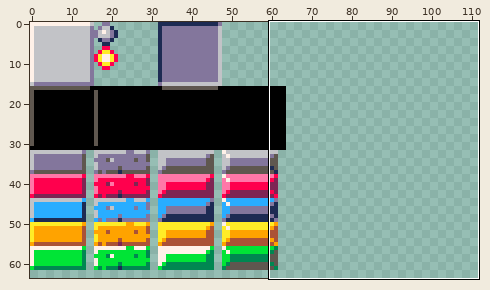
Two versions of one pixel-art file, Assets/Sprites/buildin.aseprite. Above: a wide view before the commit, with the close-up outlined.
Close-up. Before:
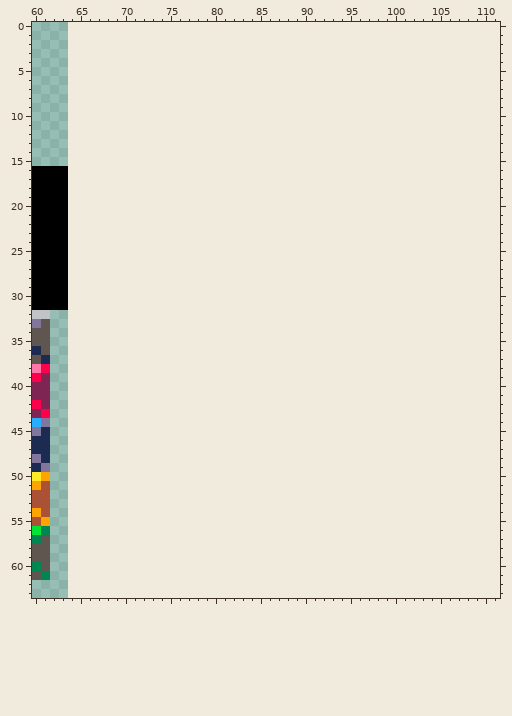
64x64 pixels, 1 frame. Shown: x 60..111, y 0..63. The old version is drawn lined up with the new one, on the new canvas.
The result:
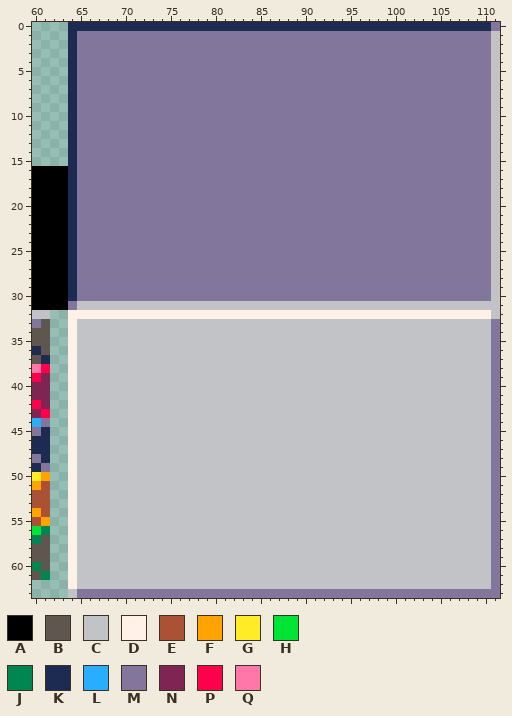
Palette (. is transparent): A #000000  B #5f574f  C #c2c3c7  D #fff1e8  E #ab5236  F #ffa300  G #ffec27  H #00e436  J #008751  K #1d2b53  L #29adff  M #83769c  N #7e2553  P #ff004d  Q #ff77a8
The edit:
canvas 64x64 -> 112x64
The edit adds colour C in rows 1 to 30 at x 111; in row 31 at x 65 to 111; in row 32 at x 111; in rows 33 to 62 at x 65 to 110; in row 63 at x 64.
The edit adds colour D in row 32 at x 64 to 110; in rows 33 to 62 at x 64.
The edit adds colour K in row 0 at x 64 to 110; in rows 1 to 30 at x 64.
The edit adds colour M in row 0 at x 111; in rows 1 to 30 at x 65 to 110; in row 31 at x 64; in rows 33 to 62 at x 111; in row 63 at x 65 to 111.
